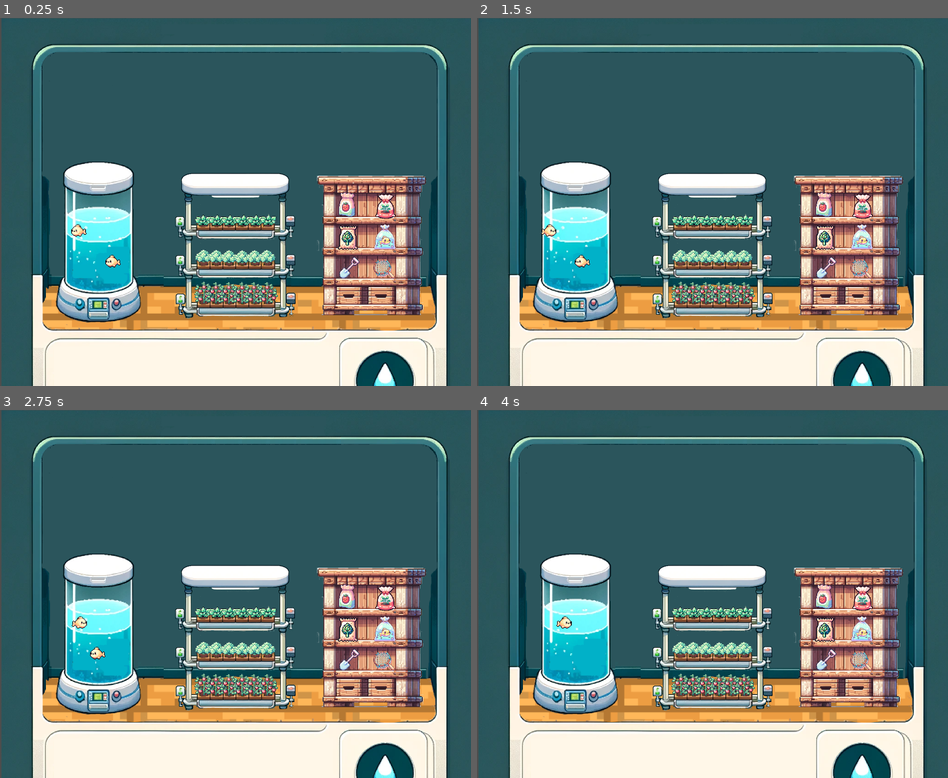
Above: before the commit, frames 1-4 (two rows, left to right).
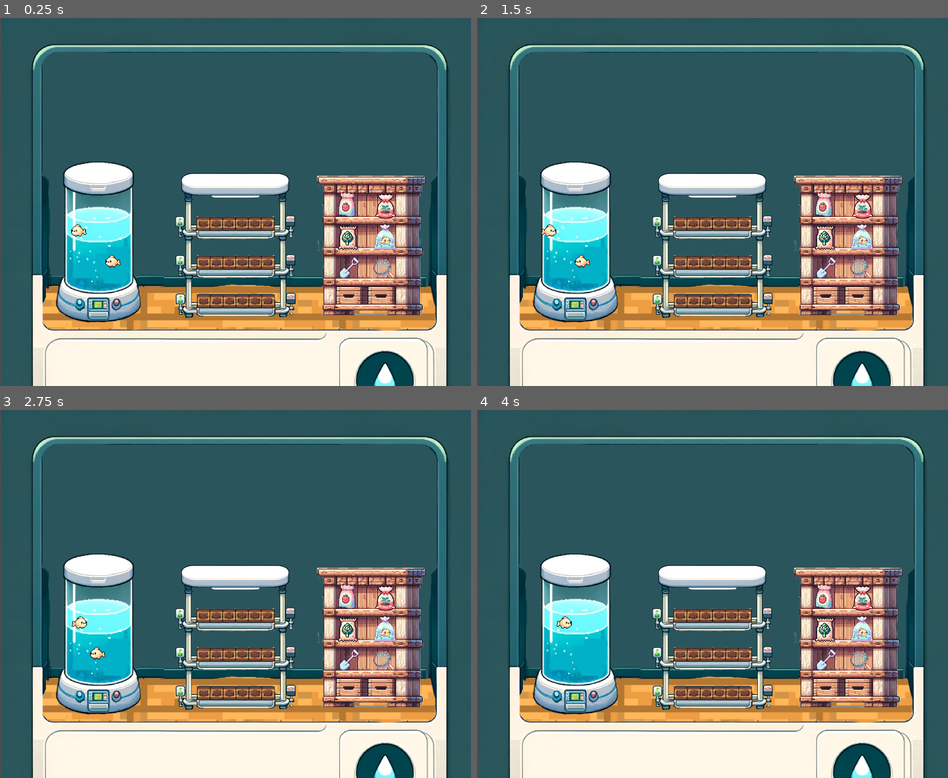
Above: after the commit, the same moments.

Repository: IkramKo/vertigrow
Game: Godot game, scene res://levels/farm.tscn
Two runs of this game, one before a commit and one after it. Both use one fixed random seed, a clock stepped at 60 frames per second and the inputs below.
Inputs (mouse positions are in pixels of both pictures, inside the frame that each line leads up to):
- Up to frame 1 (0.25 s): no input
- Up to frame 2 (1.5 s): move the mouse to (816, 183) at 0.52 s; click (816, 183) at 0.67 s; tap Enter at 1.25 s; move the mouse to (618, 220) at 1.27 s; click (618, 220) at 1.42 s
- Up to frame 3 (2.75 s): move the mouse to (282, 513) at 2.02 s; click (282, 513) at 2.17 s
- Up to frame 4 (4 s): move the mouse to (688, 667) at 2.77 s; click (688, 667) at 2.92 s; move the mouse to (853, 649) at 3.52 s; click (853, 649) at 3.67 s

The runs differ from the first frame. In frame 1, 1.6% of the frame differs, in the area x 41-59%, y 53-78%; in frame 2, 1.6%; in frame 3, 1.6%; in frame 4, 1.6%.

Commit message:
can add plants

Diff:
--- a/game/levels/farm.gd
+++ b/game/levels/farm.gd
@@ -40,17 +40,26 @@
 
 func asses_farm_stability():
 
-	var tomato_row = self.growbed.get_child(4)
-	var kale_row = self.growbed.get_child(5)
-	var basil_row = self.growbed.get_child(6)
+	var tomato_row = self.growbed.get_tomato_row()
+	var kale_row = self.growbed.get_kale_row()
+	var basil_row = self.growbed.get_basil_row()
+
+
 
 	# Total waste rate
 	var total_waste_rate = self.fish_tank.get_total_waste_rate()
 
 	# Total filering rate
-	var tomato_row_f_rate = tomato_row.get_filering_rate()
-	var kale_row_f_rate = kale_row.get_filtering_rate()
-	var basil_row_f_rate = basil_row.get_filtering_rate()
+	var tomato_row_f_rate = 0
+	var kale_row_f_rate = 0
+	var basil_row_f_rate = 0
+
+	if kale_row:
+		kale_row_f_rate = kale_row.get_filtering_rate()
+	if tomato_row:
+		tomato_row_f_rate = tomato_row.get_filtering_rate()
+	if basil_row:
+		basil_row_f_rate = kale_row.get_filtering_rate()
 
 	var total_filtering_rate = tomato_row_f_rate + kale_row_f_rate + basil_row_f_rate
 	# If < 0: we have too many plants -> not enough nutrients for each plant = --health for plants
@@ -69,9 +78,13 @@
 	self.curr_water_quality = new_water_qual
 
 	if self.curr_water_quality <= 6.5 or self.curr_water_quality >= 7.5:
-		tomato_row.set_health(tomato_row.get_health() - 1)
-		kale_row.set_health(tomato_row.get_health() - 1)
-		basil_row.set_health(basil_row.get_health() - 1)
+		if tomato_row:
+			tomato_row.set_health(tomato_row.get_health() - 1)
+
+		if kale_row:
+			kale_row.set_health(tomato_row.get_health() - 1)
+		if basil_row:
+			basil_row.set_health(basil_row.get_health() - 1)
 		self.fish_tank.reduce_tank_health()
 
 
--- a/game/levels/farm.tscn
+++ b/game/levels/farm.tscn
@@ -8,18 +8,13 @@
 [ext_resource type="Script" path="res://objects_characters/tank.gd" id="4_s5tne"]
 [ext_resource type="PackedScene" uid="uid://bqot3skeg4r10" path="res://objects_characters/basil_seedbag.tscn" id="5_ooju2"]
 [ext_resource type="PackedScene" uid="uid://camsn3h07tinv" path="res://objects_characters/tomato_seedbag.tscn" id="6_31ubx"]
-[ext_resource type="PackedScene" path="res://objects_characters/kale_seedbag.tscn" id="7_kkfxx"]
+[ext_resource type="PackedScene" uid="uid://cogvc4b32pop5" path="res://objects_characters/kale_seedbag.tscn" id="7_kkfxx"]
 [ext_resource type="PackedScene" uid="uid://b6oqs1vntxoej" path="res://objects_characters/fish_bag.tscn" id="8_ck64m"]
 [ext_resource type="PackedScene" path="res://objects_characters/gardening_shovel.tscn" id="9_howm3"]
 [ext_resource type="PackedScene" uid="uid://ci7h1asps1urw" path="res://objects_characters/fishnet.tscn" id="10_ov42f"]
+[ext_resource type="Script" path="res://objects_characters/tomato_seedbag.gd" id="11_bymd2"]
 [ext_resource type="Script" path="res://objects_characters/fish_bag.gd" id="11_nnbw1"]
 [ext_resource type="PackedScene" uid="uid://ccdul6ay2pf13" path="res://objects_characters/growbed/growbed.tscn" id="12_rv0us"]
-[ext_resource type="PackedScene" uid="uid://omwq1guf4ale" path="res://objects_characters/plants/tomato_row.tscn" id="13_137p6"]
-[ext_resource type="PackedScene" uid="uid://cr0yuv8lxtulq" path="res://objects_characters/plants/kale_row.tscn" id="14_fqge0"]
-[ext_resource type="PackedScene" uid="uid://o76p176yayaa" path="res://objects_characters/plants/basil_row.tscn" id="15_6tcjb"]
-[ext_resource type="Script" path="res://objects_characters/plants/tomato_row.gd" id="15_qmyto"]
-[ext_resource type="Script" path="res://objects_characters/plants/kale_row.gd" id="17_he5x4"]
-[ext_resource type="Script" path="res://objects_characters/plants/basil_row.gd" id="19_m7xbo"]
 
 [node name="Farm" type="Node2D"]
 script = ExtResource("1_qmagj")
@@ -56,6 +51,7 @@
 [node name="tomato_seedbag" parent="Shelves" instance=ExtResource("6_31ubx")]
 position = Vector2(-164, -218.667)
 scale = Vector2(0.2, 0.2)
+script = ExtResource("11_bymd2")
 
 [node name="kale_seedbag" parent="Shelves" instance=ExtResource("7_kkfxx")]
 position = Vector2(-158.667, -33.3334)
@@ -69,15 +65,3 @@
 [node name="growbed" parent="." instance=ExtResource("12_rv0us")]
 position = Vector2(325, 580)
 scale = Vector2(1.15, 1.15)
-
-[node name="tomato_row" parent="growbed" instance=ExtResource("13_137p6")]
-position = Vector2(445.217, 490.435)
-script = ExtResource("15_qmyto")
-
-[node name="kale_row" parent="growbed" instance=ExtResource("14_fqge0")]
-position = Vector2(453.913, 369.565)
-script = ExtResource("17_he5x4")
-
-[node name="basil_row" parent="growbed" instance=ExtResource("15_6tcjb")]
-position = Vector2(452.174, 239.13)
-script = ExtResource("19_m7xbo")
--- /dev/null
+++ b/game/objects_characters/basil_seedbag.gd
@@ -0,0 +1,38 @@
+extends Node2D
+
+const BASIL_ROW_SCENE = "res://objects_characters/plants/basil_row.tscn"
+var basil_scene = preload(BASIL_ROW_SCENE)
+
+# Hierarchy
+var shelf = Node
+var farm = Node
+var growbed = Node
+
+# Called when the node enters the scene tree for the first time.
+func _ready():
+	self.shelf = get_parent()
+	self.farm = shelf.get_parent()
+	self.growbed = farm.get_child(3)
+
+
+	if self.basil_scene == null:
+		print("Failed to load scene at path: ", BASIL_ROW_SCENE)
+		return
+
+func _input(event):
+	if event is InputEventMouseButton and event.pressed and event.button_index == MOUSE_BUTTON_LEFT:
+		# making sure were clickin on sprite
+		if self.get_child(0).get_child(0).get_rect().has_point(to_local(event.position)):
+			load_basil_row()
+
+func load_basil_row():
+	if !self.growbed.get_basil_row():
+
+		var new_basil_row = basil_scene.instantiate()
+		new_basil_row.name = "basil_row"
+		new_basil_row.position = Vector2(453, 387)
+		self.growbed.add_child(new_basil_row)
+
+# Called every frame. 'delta' is the elapsed time since the previous frame.
+func _process(delta):
+	pass
--- a/game/objects_characters/basil_seedbag.tscn
+++ b/game/objects_characters/basil_seedbag.tscn
@@ -1,5 +1,6 @@
-[gd_scene load_steps=3 format=3 uid="uid://bqot3skeg4r10"]
+[gd_scene load_steps=4 format=3 uid="uid://bqot3skeg4r10"]
 
+[ext_resource type="Script" path="res://objects_characters/basil_seedbag.gd" id="1_8m3x1"]
 [ext_resource type="Texture2D" uid="uid://d2rlc5t756vl4" path="res://assets/basil_seedbag.png" id="1_eww3u"]
 
 [sub_resource type="CapsuleShape2D" id="CapsuleShape2D_m74k2"]
@@ -8,6 +9,7 @@
 
 [node name="basil_seedbag" type="Node2D"]
 scale = Vector2(0.15, 0.15)
+script = ExtResource("1_8m3x1")
 
 [node name="StaticBody2D" type="StaticBody2D" parent="."]
 
--- a/game/objects_characters/fishnet.gd
+++ b/game/objects_characters/fishnet.gd
@@ -18,7 +18,7 @@
 
 func remove_oldest_fish():
 	var children = tank.get_all_fish()
-	print(len(children))
+
 	if len(children) > 0:
 		var oldest_fish = children[0]
 		for fish in children:
--- /dev/null
+++ b/game/objects_characters/growbed/growbed.gd
@@ -0,0 +1,38 @@
+extends Node2D
+
+
+# Called when the node enters the scene tree for the first time.
+func _ready():
+	pass # Replace with function body.
+
+
+# Called every frame. 'delta' is the elapsed time since the previous frame.
+func _process(delta):
+	pass
+
+func get_tomato_row():
+	var children = self.get_children()
+	var tomato_row = null
+
+	for child in children:
+		if "tomato_row" in child.get_name().to_lower():
+			tomato_row = child
+	return tomato_row
+
+func get_basil_row():
+	var children = self.get_children()
+	var basil_row = null
+
+	for child in children:
+		if "basil_row" in child.get_name().to_lower():
+			basil_row = child
+	return basil_row
+
+func get_kale_row():
+	var children = self.get_children()
+	var kale_row = null
+
+	for child in children:
+		if "kale_row" in child.get_name().to_lower():
+			kale_row = child
+	return kale_row
--- a/game/objects_characters/growbed/growbed.tscn
+++ b/game/objects_characters/growbed/growbed.tscn
@@ -1,9 +1,11 @@
-[gd_scene load_steps=3 format=3 uid="uid://ccdul6ay2pf13"]
+[gd_scene load_steps=4 format=3 uid="uid://ccdul6ay2pf13"]
 
 [ext_resource type="PackedScene" uid="uid://bx7br7l1mo5xb" path="res://objects_characters/growbed/top_growbed.tscn" id="1_hfcs8"]
+[ext_resource type="Script" path="res://objects_characters/growbed/growbed.gd" id="1_nftcx"]
 [ext_resource type="PackedScene" uid="uid://dej6hwpsqd3pc" path="res://objects_characters/growbed/base_growbed.tscn" id="2_cgihw"]
 
 [node name="growbed" type="Node2D"]
+script = ExtResource("1_nftcx")
 
 [node name="Top Growbed" parent="." instance=ExtResource("1_hfcs8")]
 position = Vector2(387, 69)
--- /dev/null
+++ b/game/objects_characters/kale_seedbag.gd
@@ -0,0 +1,37 @@
+extends Node2D
+
+const KALE_ROW_SCENE = "res://objects_characters/plants/kale_row.tscn"
+var kale_scene = preload(KALE_ROW_SCENE)
+
+# Hierarchy
+var shelf = Node
+var farm = Node
+var growbed = Node
+
+# Called when the node enters the scene tree for the first time.
+func _ready():
+	self.shelf = get_parent()
+	self.farm = shelf.get_parent()
+	self.growbed = farm.get_child(3)
+
+
+	if self.kale_scene == null:
+		print("Failed to load scene at path: ", KALE_ROW_SCENE)
+		return
+
+func _input(event):
+	if event is InputEventMouseButton and event.pressed and event.button_index == MOUSE_BUTTON_LEFT:
+		# making sure were clickin on sprite
+		if self.get_child(0).get_child(0).get_rect().has_point(to_local(event.position)):
+			load_kale_row()
+
+func load_kale_row():
+	if !self.growbed.get_kale_row():
+		var new_kale_row = kale_scene.instantiate()
+		new_kale_row.name = "kale_row"
+		new_kale_row.position = Vector2(455, 220)
+		self.growbed.add_child(new_kale_row)
+
+# Called every frame. 'delta' is the elapsed time since the previous frame.
+func _process(delta):
+	pass
--- a/game/objects_characters/kale_seedbag.tscn
+++ b/game/objects_characters/kale_seedbag.tscn
@@ -1,5 +1,6 @@
-[gd_scene load_steps=3 format=3 uid="uid://5421bw6cbdbj"]
+[gd_scene load_steps=4 format=3 uid="uid://cogvc4b32pop5"]
 
+[ext_resource type="Script" path="res://objects_characters/kale_seedbag.gd" id="1_go61n"]
 [ext_resource type="Texture2D" uid="uid://d3w4c85nvpbwe" path="res://assets/kale_seedbag.png" id="1_oom1s"]
 
 [sub_resource type="RectangleShape2D" id="RectangleShape2D_8dnph"]
@@ -7,6 +8,7 @@
 
 [node name="kale_seedbag" type="Node2D"]
 scale = Vector2(0.15, 0.15)
+script = ExtResource("1_go61n")
 
 [node name="StaticBody2D" type="StaticBody2D" parent="."]
 
--- a/game/objects_characters/plants/basil_row.gd
+++ b/game/objects_characters/plants/basil_row.gd
@@ -15,8 +15,10 @@
 
 func get_filtering_rate():
 	var num_plants_alive = get_num_plants_alive()
-	var filering_rate = get_child(0).filering_rate
-	return num_plants_alive * filering_rate
+	var filtering_rate = 0
+	if get_child_count() > 0:
+		filtering_rate = get_child(0).filering_rate
+	return num_plants_alive * filtering_rate
 
 func get_health():
 	return get_child(0).health
--- a/game/objects_characters/plants/kale_row.gd
+++ b/game/objects_characters/plants/kale_row.gd
@@ -15,8 +15,10 @@
 
 func get_filtering_rate():
 	var num_plants_alive = get_num_plants_alive()
-	var filering_rate = get_child(0).filering_rate
-	return num_plants_alive * filering_rate
+	var filtering_rate = 0
+	if get_child_count() > 0:
+		filtering_rate = get_child(0).filering_rate
+	return num_plants_alive * filtering_rate
 
 func get_health():
 	return get_child(0).health
--- a/game/objects_characters/plants/tomato_row.gd
+++ b/game/objects_characters/plants/tomato_row.gd
@@ -15,8 +15,10 @@
 
 func get_filering_rate():
 	var num_plants_alive = get_num_plants_alive()
-	var filering_rate = get_child(0).filering_rate
-	return num_plants_alive * filering_rate
+	var filtering_rate = 0
+	if get_child_count() > 0:
+		filtering_rate = get_child(0).filering_rate
+	return num_plants_alive * filtering_rate
 
 func get_health():
 	return get_child(0).health
--- /dev/null
+++ b/game/objects_characters/tomato_seedbag.gd
@@ -0,0 +1,37 @@
+extends Node2D
+
+const TOMATO_ROW_SCENE = "res://objects_characters/plants/tomato_row.tscn"
+var tomato_scene = preload(TOMATO_ROW_SCENE)
+
+# Hierarchy
+var shelf = Node
+var farm = Node
+var growbed = Node
+
+# Called when the node enters the scene tree for the first time.
+func _ready():
+	self.shelf = get_parent()
+	self.farm = shelf.get_parent()
+	self.growbed = farm.get_child(3)
+
+
+	if self.tomato_scene == null:
+		print("Failed to load scene at path: ", TOMATO_ROW_SCENE)
+		return
+
+func _input(event):
+	if event is InputEventMouseButton and event.pressed and event.button_index == MOUSE_BUTTON_LEFT:
+		# making sure were clickin on sprite
+		if self.get_child(0).get_child(0).get_rect().has_point(to_local(event.position)):
+			load_tomato_row()
+
+func load_tomato_row():
+	if !self.growbed.get_tomato_row():
+		var new_tomato_row = tomato_scene.instantiate()
+		new_tomato_row.name = "tomato_row"
+		new_tomato_row.position = Vector2(445, 485)
+		self.growbed.add_child(new_tomato_row)
+
+# Called every frame. 'delta' is the elapsed time since the previous frame.
+func _process(delta):
+	pass
Not shown: 1 places in game/levels/farm.tscn that only renumber resources
